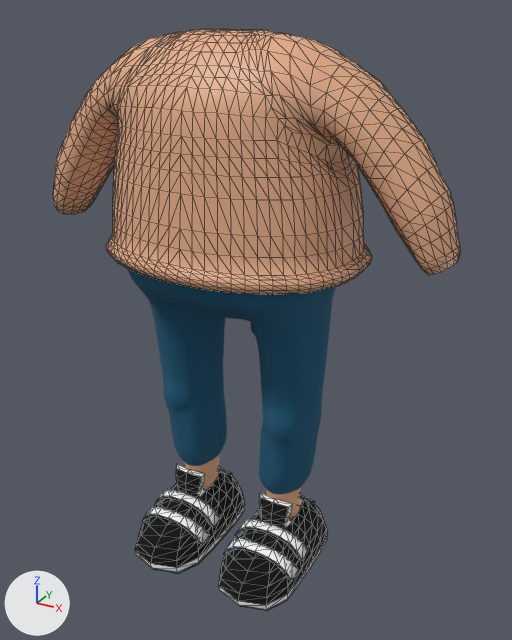
Two versions of the glTF model avatarRig.glb, one commit apart.
Rendered twice from a 50 mm camera at (0.693, -1.164, 1.184) aimed at (0.036, 0.032, 0.586). The axes (+X, +Y, +Z) are drawn at lower left. The lights are the same throughout. Mesh edges are drawn as thin lines on the coarser meshes.

The older version as bpy lines, for what is in view:
```python
me_cube_003 = bpy.data.meshes.new('Cube.003')
me_cube_003.from_pydata(...)  # 1756 vertices, 3400 faces; spans x -0.441..0.441, y -0.195..0.207, z 0.724..1.15
me_cube_003.materials.append(mat_skin_005)  # beige #e7ae89
me_cube_586 = bpy.data.meshes.new('Cube.586')
me_cube_586.from_pydata(...)  # 520 vertices, 1016 faces; spans x -0.2..0.2, y -0.189..0.138, z 0.001..0.193
me_cube_586.materials.append(mat_1urbanpalette_005)  # picture img_colorpalette_urban
me_cube_593 = bpy.data.meshes.new('Cube.593')
me_cube_593.from_pydata(...)  # 3933 vertices, 7782 faces; spans x -0.22..0.22, y -0.169..0.181, z 0.121..0.848
# faces by material slot: [6330, 1452]
me_cube_593.materials.append(mat_1urbanpalette_005)  # picture img_colorpalette_urban
me_cube_593.materials.append(mat_skin_005)  # beige #e7ae89
ob_lowerbody = bpy.data.objects.new('lowerBody', me_cube_593)
ob_lowerbody.location = (0.0, 0.0, 0.0)
ob_shoestrainers = bpy.data.objects.new('shoesTrainers', me_cube_586)
ob_shoestrainers.location = (0.0, 0.0, 0.0)
ob_upperbody = bpy.data.objects.new('upperBody', me_cube_003)
ob_upperbody.location = (0.0, 0.0, 0.0)
```
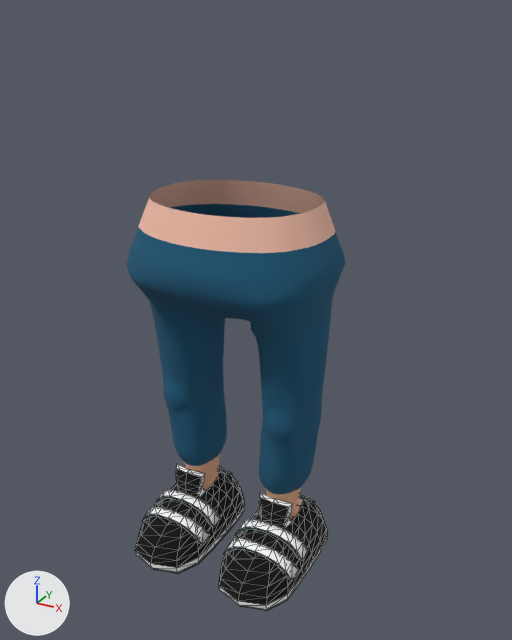
Pixel boxes [x1, y1, x2, y2] of what changed, in the pictures (512 x 640 px):
'upperBody', deleted: before [53, 29, 460, 294]

What the commit changed:
Object 'upperBody' (ob_upperbody) is deleted.
